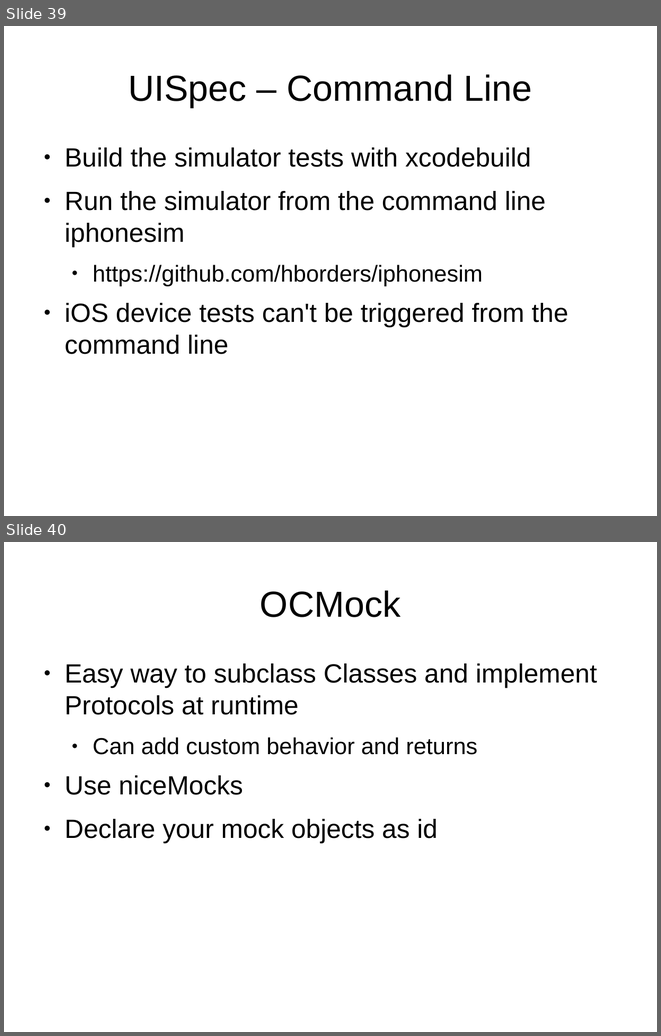
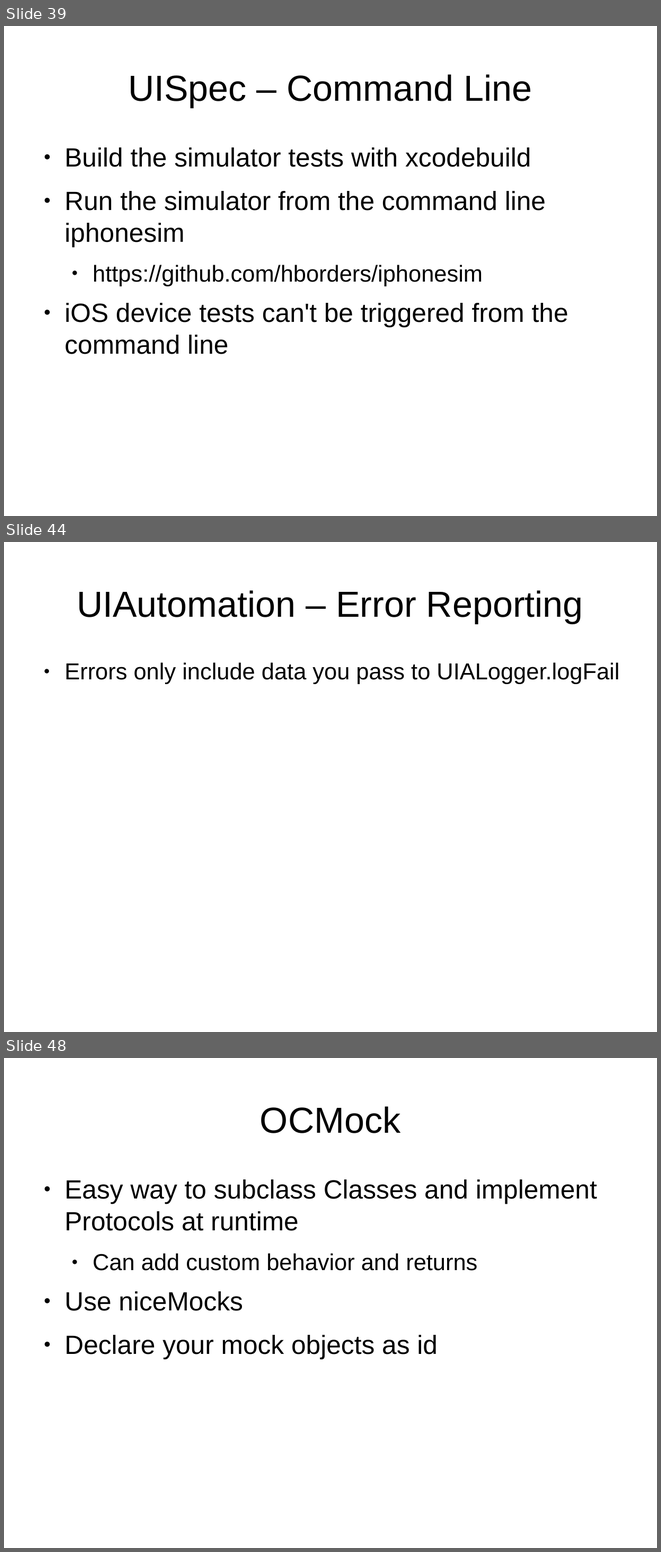
Before and after one commit to StlMobileDev/iPhone-Testing, a slide deck: Testing-Testing-iOS.odp. Shown one above the other, each under a label of ours: slides 39 and 40 before the commit, slides 39, 44 and 48 after it; the slides between them are not shown. The pictures are 661x1036 and 661x1552 pixels, drawn with LibreOffice and Linux fonts; fonts in the diff are those of the drawing. Boxes give left, top, right and bottom in pixels: in the first picture for what was removed or moved away, otherwise in the second. Text is boxed around its words. In the diff, an @@ line names an element or a change of style, - is before the commit and + after.

```diff
--- a/Testing-Testing-iOS.odp
+++ b/Testing-Testing-iOS.odp
@@ slide 44 added at [4, 542, 657, 1032], background #FFFFFF @@
@@ title added at [77, 590, 583, 623], 44 pt, text #000000 @@
+UIAutomation – Error Reporting
@@ text added at [64, 662, 619, 684], 28 pt, text #000000 @@
+● Errors only include data you pass to UIALogger.logFail
@@ what was slide 40 is now slide 48 @@
```
Also in this commit, not shown: 3 slides changed, 8 other slides added, 2 other files.
